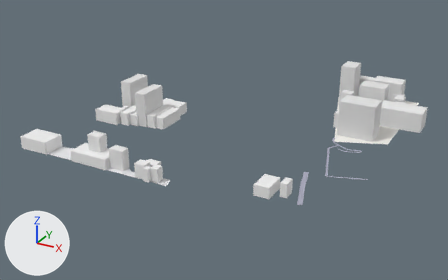
Two versions of the glTF model white-model-six-districts/chunks/131_113_mid.glb, one commit apart.
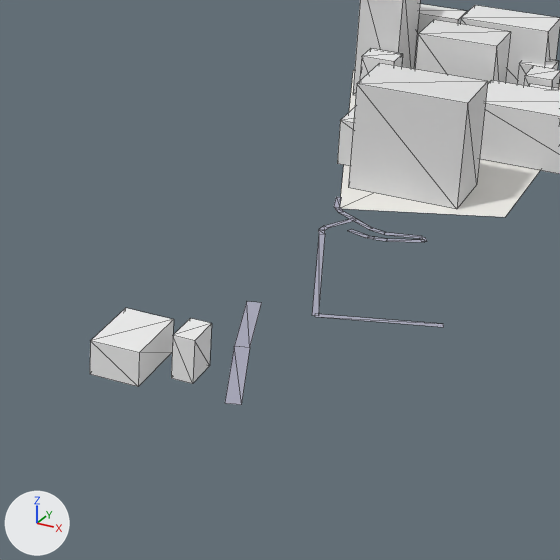
Each version appears first whole from a camera (50 mm lens) standing at (6206.0, -6626.0, 406.0) and looking at (5746.0, -5791.0, -12.0), and next in a close-up on the part from 50% to 91% of the width and 26% to 91% of the height. The lights are fixed; the arrows at lower left show +X, +Y and +Z. The older version's two pictures come first. The close-ups show mesh edges as thin lines. Vertices at exactly the same position are counted once.

Before the edit, the objects in view are built like this:
```python
me_mesh_0 = bpy.data.meshes.new('Mesh_0')
me_mesh_0.from_pydata(...)  # 361 vertices, 393 faces; spans x 5501.0..6034.0, y -6004.0..-5500.0, z 4.0..79.0
me_mesh_0.materials.append(mat_material_0)
ob_mesh_0 = bpy.data.objects.new('Mesh_0', me_mesh_0)
ob_mesh_0.location = (0.0, 0.0, 0.0)
```
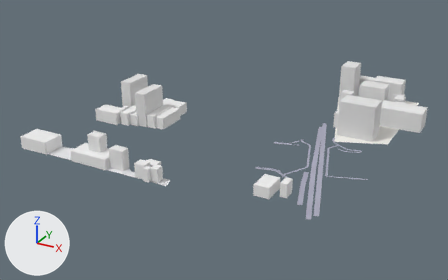
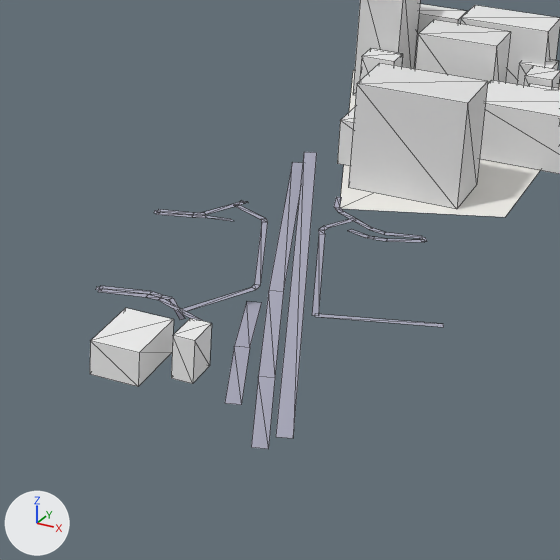
Pixel boxes (x1, y1, x2, y2) of what changed, in the close-ups (560 x 560 px):
'Mesh_0', reshaped: before (90, 0, 560, 405); after (90, 0, 560, 449)
part 1 of me_mesh_0, added: after (96, 152, 317, 449)

What changed in the scene script:
```text
Change me_mesh_0:
    used by ob_mesh_0; location = (0.0, 0.0, 0.0)
    remove me_mesh_0.from_pydata(...)  # 361 vertices, 393 faces; spans x 5501.0..6034.0, y -6004.0..-5500.0, z 4.0..79.0
    add me_mesh_0.from_pydata(...)  # 477 vertices, 451 faces; spans x 5501.0..6034.0, y -6004.0..-5500.0, z 4.0..79.0
    me_mesh_0 part 1
    99 vertices are added at x 5846.0..5982.0, y -5992.0..-5694.0, z 5.0..14.0
    5 new vertices lie (7.0, 2.0, 0.0) away from vertices in x 5878.0..5982.0, y -5991.0..-5697.0, z 5.0..14.0
    52 new faces join them
    other edits to the shape of me_mesh_0 do not show in these pictures
```
